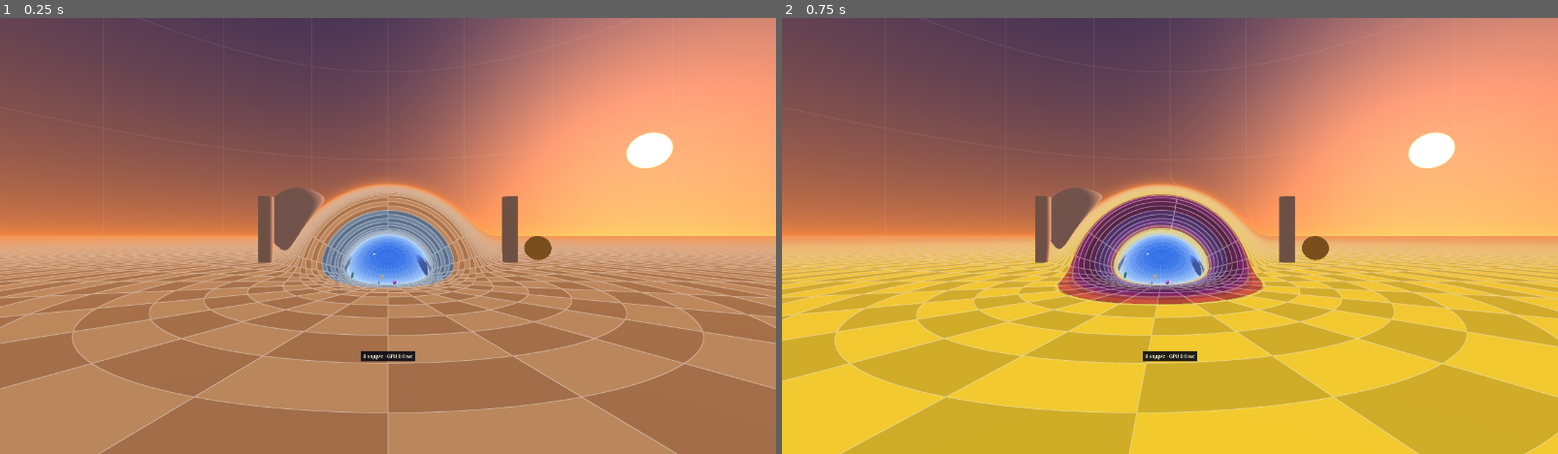
Above: before the commit, frames 1-2 (left to right).
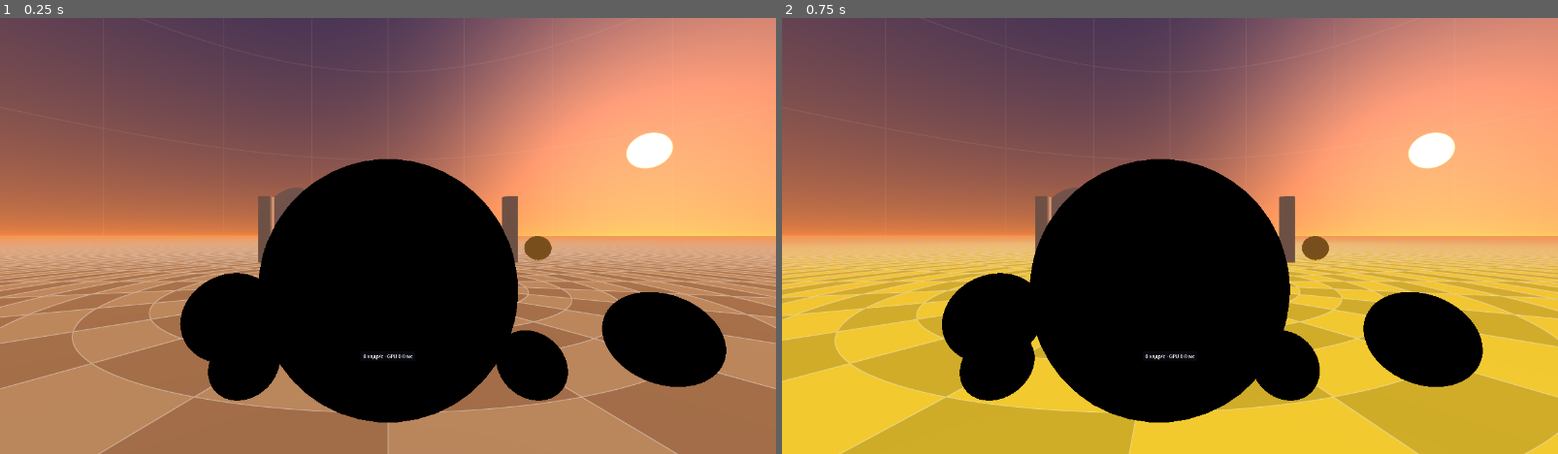
Above: after the commit, the same moments.

Repository: pomid0rko0/steam-frame-wromhole
Game: Godot game, scene res://main.tscn
Two runs of this game, one before a commit and one after it. Both use one fixed random seed, a clock stepped at 60 frames per second and the inputs below.
Inputs (mouse positions are in pixels of both pictures, inside the frame that each line leads up to):
- Up to frame 1 (0.25 s): no input
- Up to frame 2 (0.75 s): tap Enter at 0.5 s; move the mouse to (1340, 214) at 0.52 s; hold D from 0.53 s (still down); hold G from 0.53 s (still down); click (1340, 214) at 0.67 s

The runs differ from the first frame. In frame 1, 22% of the frame differs, in the area x 23-94%, y 32-93%; in frame 2, 22%.

Commit message:
WIP: proxies back (the plane mark costs more than it saves)

Diff:
--- a/godot/check_scene.gd
+++ b/godot/check_scene.gd
@@ -10,10 +10,6 @@
 const BALLS := [Vector3(7.5, -0.5, 1.5), Vector3(8.0, -1.8, 1.1), Vector3(8.3, 1.6, 1.9)]
 const BALL_RADIUS := 0.3
 const BALL_COLOR := Color(0.85, 0.08, 0.06)
-# Godot's balls' mesh: SphereMesh's faces lie inside the sphere, by at most 1 - cos(pi / 48) cos(pi / 50)
-# of its radius, a fraction of a pixel here (tools/compare/check_scene.py's tolerance)
-const BALL_SEGMENTS := 48
-const BALL_RINGS := 24
 # and a magenta cube on the floor, turned (half size, chart A centre, yaw)
 const CUBE_HALF := 0.3
 const CUBE := Vector3(6.9, 0.9, CUBE_HALF)
@@ -57,8 +53,8 @@
 		var s := SphereMesh.new()
 		s.radius = BALL_RADIUS
 		s.height = 2.0 * BALL_RADIUS
-		s.radial_segments = BALL_SEGMENTS
-		s.rings = BALL_RINGS
+		s.radial_segments = Tracer.PROXY_SEGMENTS       # its faces inside the sphere as the proxies' are
+		s.rings = Tracer.PROXY_RINGS
 		var m := MeshInstance3D.new()
 		m.name = "Ball%d" % pos.size()
 		m.mesh = s
--- a/godot/shaders/stencil_mark.gdshader
+++ b/godot/shaders/stencil_mark.gdshader
@@ -1,9 +1,9 @@
 shader_type spatial;
-render_mode unshaded, cull_disabled, depth_test_disabled, depth_draw_never, skip_vertex_transform, fog_disabled;
+render_mode unshaded, cull_disabled, depth_test_disabled, depth_draw_never, fog_disabled;
 stencil_mode write, compare_always, 1;
 
-// The pixels whose rays may meet a movable ball or cube (wh_mayMeetToy): it sets the stencil there,
-// and only there the ray tracer with them runs (tracer.gd, «The stencil split»). Its colour is drawn
-// over by one of the ray tracers.
-#define WH_MARK
-#include "res://shaders/wormhole_view.gdshaderinc"
+// The pixels whose rays may meet a movable ball or cube: it sets the stencil there (how and why:
+// tracer.gd, «The stencil split», set_head). Its colour is drawn over by one of the ray tracers.
+void fragment() {
+	ALBEDO = vec3(0.0);
+}
--- a/godot/shaders/stencil_mark_all.gdshader
+++ b/godot/shaders/stencil_mark_all.gdshader
@@ -2,8 +2,8 @@
 render_mode unshaded, cull_disabled, depth_test_disabled, depth_draw_never, skip_vertex_transform, fog_disabled;
 stencil_mode write, compare_always, 1;
 
-// stencil_mark.gdshader over the whole view: the ray tracer with the toys everywhere (the split
-// turned off: the speed check's comparison, Tracer.WHOLE).
+// stencil_mark.gdshader over the whole view: the ray tracer with the toys everywhere (the head in
+// the curved region, where no chart maps it to the room, or the split turned off).
 void vertex() {
 	POSITION = vec4(VERTEX.xy, 1.0, 1.0);
 }
--- a/godot/tests/emu_dump.gd
+++ b/godot/tests/emu_dump.gd
@@ -112,6 +112,9 @@
 			"size": [img.get_width(), img.get_height()],
 			"shader": m.shader.resource_path,
 			"uniforms": _uniforms(m),
+			# the stencil's proxies (Tracer.proxy_spheres), chart spheres of the head's universe, or
+			# none (the whole view marked, or no toys)
+			"proxies": _proxies(),
 		})
 		i += 1
 	return false
@@ -158,6 +161,18 @@
 	main.draw_toys()
 
 
+func _proxies() -> Array:
+	var out := []
+	if main.tracer.toy_count > 0:
+		for s in main.tracer.proxy_spheres(m_head_l()):
+			out.append(_v4(s))
+	return out
+
+
+func m_head_l() -> float:
+	return main.tracer.material.get_shader_parameter("head_l")
+
+
 ## The material's values of the uniforms the cost model needs, as numbers and lists.
 static func _uniforms(m: ShaderMaterial) -> Dictionary:
 	var out := {}
--- a/godot/tests/grab_test.gd
+++ b/godot/tests/grab_test.gd
@@ -6,7 +6,7 @@
 ## on any failure:
 ##   godot --path . --fixed-fps 60 -s res://tests/grab_test.gd
 ## 1. each hand is a ball on the curved space, where the controller's grip is; the shader gets
-##    them, the stencil's mark knows them, and the left eye sees the hand's ball where it is;
+##    them, the stencil's proxies cover them, and the left eye sees the hand's ball where it is;
 ##    a small ball just in front of the eye, toward the corner of a wide frustum, is drawn with
 ##    the stencil as over the whole view (the near plane lies farther along a corner ray)
 ## 2. near a ball the hand turns green; the grip takes the ball, which follows the hand
@@ -159,9 +159,9 @@
 		detail = "right at %s (%s), left at %s (%s)" % [cr, _chart(pr), cl, _chart(pl)]
 	U.check("each hand where its grip is, on the curved space", ok, detail)
 	var nb: int = main.tracer.material.get_shader_parameter("wh_nBall")
-	var marked: int = main.tracer.mark_material.get_shader_parameter("wh_nBall")
-	U.check("the shader draws both hands, the stencil's mark knows them", nb == 2 and marked == 2
-			and main.tracer.mark.visible, "shader balls %d (2), the mark's %d (2)" % [nb, marked])
+	var proxies: int = main.tracer.proxy_spheres(main.foot_l).size()
+	U.check("the shader draws both hands, the stencil's proxies cover them", nb == 2 and proxies == 3,
+			"shader balls %d (2), proxies %d (the shell and 2 hands)" % [nb, proxies])
 	# the left eye's picture with the right hand and without it
 	var with_hand := _left_eye()
 	_pose(right, pr, Basis.IDENTITY, false)
@@ -198,8 +198,9 @@
 
 # 1
 ## A frustum wider than this test's (tangents 1.8, 61 degrees, its corner 69 degrees off the axis)
-## and a ball of radius 5 mm 3 cm in front of the left eye toward its corner: drawn with the
-## stencil's split as over the whole view.
+## and a ball of radius 5 mm 3 cm in front of the left eye toward its corner: along the ray through
+## the ball the near plane lies 12.5 cm from the eye, beyond the 11.7 cm the ball's proxy would reach
+## with the fixed margin.
 func _near_eye() -> void:
 	_clear()
 	var pr := Vector3(0.3, 0.8, 0.3)          # the hands low and behind: out of view
--- a/godot/tracer.gd
+++ b/godot/tracer.gd
@@ -11,13 +11,12 @@
 ## the GPU compiles the other one, so the shader changes only when what is shown changes.
 ##
 ## The stencil split. The shader with toys holds more registers and costs more even where it finds
-## nothing, so with toys the frame is split: a quad drawn first (stencil_mark.gdshader) marks the
-## pixels whose rays may meet a toy (wormhole_core.gdshaderinc, wh_mayMeetToy: the toy near the
-## ray's plane through the wormhole's centre), the shader with toys runs only there, the plain one of
-## the same view everywhere else (a second quad). It works wherever the head is, the curved region
-## too. Godot geometry drawn before the ray tracers must not write the stencil. The stencil
-## (stencil_mode in a shader) works on Mobile, with multiview and on lavapipe; opaque draws go by
-## render_priority, lower first.
+## nothing, so with toys the frame is split: proxies drawn first (stencil_mark.gdshader) mark the
+## pixels whose rays may meet a toy, the shader with toys runs only there, the plain one of the same
+## view everywhere else (a second quad). Godot geometry drawn before the ray tracers must not write
+## the stencil. The
+## stencil (stencil_mode in a shader) works on Mobile, with multiview and on lavapipe; opaque draws
+## go by render_priority, lower first.
 ##
 ## A MeshInstance3D whose ShaderMaterial has no shader yet is drawn with Godot's default lit
 ## material, a huge program: such a node is made only once its shader is known.
@@ -32,6 +31,20 @@
 const GRAVITY_VIEWS := ["off", "floor", "floor and arrows"]
 const MAX_BALLS := 12           # the shader's slots for the toys' and the hands' balls
 const MAX_CUBES := 6
+# m around each proxy sphere at least. A ray that meets a toy inside its sphere leaves the proxy at
+# least the margin beyond the hit; it is marked if that is beyond the near plane, which lies
+# Main.NEAR along the view axis and up to near_reach along the frustum's corners. So a proxy (the
+# shell's too) whose sphere comes so near the eyes that this margin would leave such a ray less than
+# 5 mm beyond near_reach gets a larger one (_margin): the rest keep this one.
+const PROXY_MARGIN := 0.08
+# m from the head to either eye that _margin allows for (half an IPD: about 0.032)
+const EYE_REACH := 0.05
+# the proxy sphere's mesh (check_scene.gd's balls take it too); its faces lie inside the sphere
+# (Godot's SphereMesh has rings + 1 latitude steps): grown by PROXY_SLACK, more than they lie in
+# (_ready asserts it)
+const PROXY_SEGMENTS := 48
+const PROXY_RINGS := 24
+const PROXY_SLACK := 1.02
 # how the shader with toys gets its pixels: SPLIT by the stencil (the plain one elsewhere), WHOLE
 # the whole view marked, BARE no stencil at all (another source's shader in the speed check, which
 # has no stencil test)
@@ -44,13 +57,15 @@
 var material := ShaderMaterial.new()        # with the toys where there are any, else the plain one
 var plain_material := ShaderMaterial.new()  # with toys: the plain one where none can be seen
 var plain_quad: MeshInstance3D
-var mark_material := ShaderMaterial.new()  # the stencil's mark: the toys' uniforms too
-var mark: MeshInstance3D           # marks where the toys may be seen
+var proxies: MultiMeshInstance3D   # spheres around the shell and this universe's toys (play space)
 var mark_all: MeshInstance3D       # the whole view marked instead
 var toy_mode := SPLIT
 var toy_count := 0              # balls and cubes the shader has (set_objects)
+var toy_spheres := [PackedVector4Array(), PackedVector4Array()]   # per universe A, B: the toys' chart spheres
 var gravity_view := 0           # 0 off, 1 the floor coloured by gravity, 2 also arrows of its field
 var pixel_angle := 0.0          # the pixel angle set_head last saw: wh_pix goes again when it changes
+var head_chart := Vector3.ZERO  # the head in its universe's chart (set_head, with the split)
+var near_reach := 3.0 * Main.NEAR   # m to the near plane along the frustum's farthest ray (set_head)
 
 
 func _init(p_space: WormholeSpace, p_scene: Dictionary, p_xr: XRInterface, p_xr_view: SubViewport) -> void:
@@ -63,6 +78,8 @@
 
 ## Under the camera: the quads it draws on. The proxies go into the play space, the camera's parent.
 func _ready() -> void:
+	assert(PROXY_SLACK * cos(PI / PROXY_SEGMENTS) * cos(PI / (2.0 * (PROXY_RINGS + 1))) > 1.0,
+			"PROXY_SLACK covers the proxy mesh's deepest faces")
 	assert(_fits_shader(), "the shader's sizes follow this code's (the errors above)")
 	param("wh_rho0", space.rho0)
 	param("wh_h", space.h)
@@ -71,6 +88,25 @@
 	upload_gravity()
 	_upload_scene()
 	add_child(_screen_quad(material))
+	var mark := ShaderMaterial.new()
+	mark.shader = SHADER_MARK
+	mark.render_priority = -1
+	var sphere := SphereMesh.new()
+	sphere.radius = 1.0
+	sphere.height = 2.0
+	sphere.radial_segments = PROXY_SEGMENTS
+	sphere.rings = PROXY_RINGS
+	var mm := MultiMesh.new()
+	mm.transform_format = MultiMesh.TRANSFORM_3D
+	mm.mesh = sphere
+	mm.instance_count = 1 + MAX_BALLS + MAX_CUBES
+	mm.visible_instance_count = 0
+	proxies = MultiMeshInstance3D.new()
+	proxies.multimesh = mm
+	proxies.material_override = mark
+	proxies.extra_cull_margin = 16384.0
+	proxies.visible = false
+	get_parent().get_parent().add_child(proxies)
 	var all := ShaderMaterial.new()
 	all.shader = SHADER_MARK_ALL
 	all.render_priority = -1
@@ -91,17 +127,14 @@
 	return q
 
 
-## A uniform both ray tracers and the mark read (the toys' own, wh_ball..., go only to material and
-## the mark: set_objects).
+## A uniform both ray tracers read (the toys' own, wh_ball..., go only to material: set_objects).
 func param(name: StringName, value: Variant) -> void:
 	material.set_shader_parameter(name, value)
 	plain_material.set_shader_parameter(name, value)
-	mark_material.set_shader_parameter(name, value)
 
 
 ## Each frame: the head in the curved space (l, n), its frame [right, up, back] there and its place
-## in the room (the shader puts each eye there), and which of the mark and the whole view marked
-## is drawn.
+## in the room (the shader puts each eye there), and the proxies or the whole view marked.
 func set_head(l: float, n: Vector3, hf: Array, head_pos: Vector3) -> void:
 	param("head_l", l)
 	param("head_n", n)
@@ -112,12 +145,73 @@
 	if pix != pixel_angle:
 		pixel_angle = pix
 		param("wh_pix", pix)
-	var split := toy_count > 0 and toy_mode == SPLIT
-	if mark:
-		mark.visible = split
+	var split := toy_count > 0 and toy_mode == SPLIT and absf(l) > space.L
+	proxies.visible = split
 	if plain_quad:
 		plain_quad.visible = split
-	mark_all.visible = toy_count > 0 and toy_mode == WHOLE
+	mark_all.visible = toy_count > 0 and not split and toy_mode != BARE
+	if not split:
+		return
+	var side := 1.0 if l > 0.0 else -1.0
+	var ch := space.chart_position(l, n)
+	head_chart = ch
+	near_reach = _near_reach()
+	# chart -> play: head_pos + (d . v_k)_k for d = X - ch, v_k the chart directions of the play
+	# axes (the head's frame)
+	var B := Basis(WormholeSpace.vector_to_chart(side, n, hf[0]), WormholeSpace.vector_to_chart(side, n, hf[1]),
+			WormholeSpace.vector_to_chart(side, n, hf[2])).transposed()
+	var to_play := Transform3D(B, head_pos - B * ch)
+	var mm := proxies.multimesh
+	var count := 0
+	for s in proxy_spheres(l):
+		mm.set_instance_transform(count, to_play * Transform3D(Basis.from_scale(Vector3(s.w, s.w, s.w)), Vector3(s.x, s.y, s.z)))
+		count += 1
+	mm.visible_instance_count = count
+
+
+## The proxies as spheres in the chart of the universe at l (centre, the mesh's radius: with the
+## margin and the slack): the shell and that universe's toys. A ray from an eye in a flat universe
+## goes straight until it enters the shell or ends: it meets one of that universe's toys only
+## through the toy's bounding sphere, and anything else only through the shell. Drawn from both
+## sides: an eye inside a sphere sees its inside. With the head in the curved region there is no
+## chart to place them in: none, the whole view is marked (tools/adreno_cost.py --split models the
+## split with these).
+func proxy_spheres(l: float) -> PackedVector4Array:
+	var out := PackedVector4Array()
+	if toy_count == 0 or toy_mode != SPLIT or absf(l) <= space.L:
+		return out
+	out.append(Vector4(0.0, 0.0, 0.0, (space.Rout + _margin(Vector3.ZERO, space.Rout)) * PROXY_SLACK))
+	for s in toy_spheres[0 if l > 0.0 else 1]:
+		var c := Vector3(s.x, s.y, s.z)
+		out.append(Vector4(s.x, s.y, s.z, (s.w + _margin(c, s.w)) * PROXY_SLACK))
+	return out
+
+
+## The margin of the proxy around a sphere (chart centre c, radius rad): enough that a ray from
+## either eye that meets it, at least the sphere's distance from the head less EYE_REACH away,
+## leaves the proxy beyond the near plane.
+func _margin(c: Vector3, rad: float) -> float:
+	var nearest := c.distance_to(head_chart) - rad - EYE_REACH
+	return maxf(PROXY_MARGIN, near_reach - nearest + 0.005)
+
+
+## How far the near plane is from an eye along the frustum's farthest ray, m: Main.NEAR along the
+## view axis, NEAR / cos of its angle off the axis elsewhere. From each eye's frustum, on the
+## desktop from the camera's fov and the window.
+func _near_reach() -> float:
+	var t := Vector2.ZERO           # the largest tangents of the sides, across and up
+	if xr:
+		for v in xr.get_view_count():
+			var f := frustum(v)
+			t = t.max(Vector2(maxf(-f.x, f.y), maxf(-f.z, f.w)))
+	else:
+		var cam := get_parent() as Camera3D
+		var size := get_viewport().get_visible_rect().size
+		var ty := tan(0.5 * deg_to_rad(cam.fov))
+		t = Vector2(ty * size.x / maxf(size.y, 1.0), ty)
+	var reach := Main.NEAR * sqrt(1.0 + t.x * t.x + t.y * t.y)
+	# no frustum from the runtime yet: the last one
+	return reach if is_finite(reach) and reach > 0.0 else near_reach
 
 
 ## Movable balls (pos, col) and cubes (cpos, axes, ccol), laid out as wormhole_core.gdshaderinc's
@@ -171,17 +265,29 @@
 	toy_count = n + nc
 	if (toy_count > 0) != had:
 		_pick_shader()
-	for m: ShaderMaterial in [material, mark_material]:
-		m.set_shader_parameter("wh_ball", p)
-		m.set_shader_parameter("wh_ballCol", c)
-		m.set_shader_parameter("wh_nBall", n)
-		m.set_shader_parameter("wh_bIdx", ob[1])
-		m.set_shader_parameter("wh_fball", fb)
-		m.set_shader_parameter("wh_cube", cp)
-		m.set_shader_parameter("wh_cubeE", ax)
-		m.set_shader_parameter("wh_cubeCol", cc)
-		m.set_shader_parameter("wh_nCube", nc)
-		m.set_shader_parameter("wh_cIdx", oc[1])
+	material.set_shader_parameter("wh_ball", p)
+	material.set_shader_parameter("wh_ballCol", c)
+	material.set_shader_parameter("wh_nBall", n)
+	material.set_shader_parameter("wh_bIdx", ob[1])
+	material.set_shader_parameter("wh_fball", fb)
+	material.set_shader_parameter("wh_cube", cp)
+	material.set_shader_parameter("wh_cubeE", ax)
+	material.set_shader_parameter("wh_cubeCol", cc)
+	material.set_shader_parameter("wh_nCube", nc)
+	material.set_shader_parameter("wh_cIdx", oc[1])
+	# each universe's toys as spheres in its chart (the proxies)
+	toy_spheres = [PackedVector4Array(), PackedVector4Array()]
+	for k in 2:
+		var lo: int = 0 if k == 0 else ob[1].z
+		var hi: int = ob[1].y if k == 0 else n
+		for i in range(lo, hi):
+			if fb[i].w > 0.0:
+				toy_spheres[k].append(Vector4(fb[i].x, fb[i].y, fb[i].z, sqrt(fb[i].w)))
+		lo = 0 if k == 0 else oc[1].z
+		hi = oc[1].y if k == 0 else nc
+		for i in range(lo, hi):
+			var C: Vector4 = cp[i]
+			toy_spheres[k].append(Vector4(C.x if k == 0 else -C.x, C.y, C.z, 2.0 * cc[i].w))
 	# the bounding spheres per flat universe: balls a sheet w = side h cuts, cubes the same (half
 	# diagonal 2 half); in the order balls A, balls B, cubes A, cubes B
 	var bounds := PackedVector4Array()
@@ -247,7 +353,7 @@
 
 
 ## The ray tracer for what is shown. With toys, the plain one of the same view draws where none can
-## be seen, and the mark says where.
+## be seen.
 func _pick_shader() -> void:
 	if toy_count > 0:
 		material.shader = SHADERS_TOYS[gravity_view]
@@ -256,11 +362,6 @@
 			# made once there are toys: an unused ray tracer would be compiled all the same
 			plain_quad = _screen_quad(plain_material)
 			add_child(plain_quad)
-			mark_material.shader = SHADER_MARK
-			mark_material.render_priority = -1
-			mark = _screen_quad(mark_material)
-			mark.visible = false
-			add_child(mark)
 	else:
 		material.shader = SHADERS[gravity_view]
 
--- a/godot/wormhole_space.gd
+++ b/godot/wormhole_space.gd
@@ -37,7 +37,7 @@
 ## The throat's shape. Only _init calls it: a change at run time must also rebuild what is built for
 ## the shape: the shader's wh_rho0, wh_h, wh_fillet (Tracer.param, set once in Tracer._ready),
 ## Tracer.upload_fillet_table (slow in GDScript: not per frame), Tracer.upload_gravity,
-## Tracer.set_objects (its sorting uses h and Rout), the stereo check scene
+## Tracer.set_objects (its sorting and proxies use h and Rout), the stereo check scene
 ## (check_scene.gd: its grid's rout and lsh, its balls' and cube's R^4 centres from h), and what
 ## stands in chart coordinates outside Rout: godot/scene.json's objects, the toys' places (toys.gd),
 ## CheckScene.BALLS and CUBE, main.START_POS, and bench.gd's PLACES and TOUR_L (metres of l chosen
Not shown, changed: godot/shaders/wormhole_core.gdshaderinc
Not shown, changed: godot/shaders/wormhole_view.gdshaderinc
Not shown, changed: tools/adreno_cost.py
Not shown, changed: tools/adreno_cost.sh
Not shown, changed: tools/ir3_emu.py
